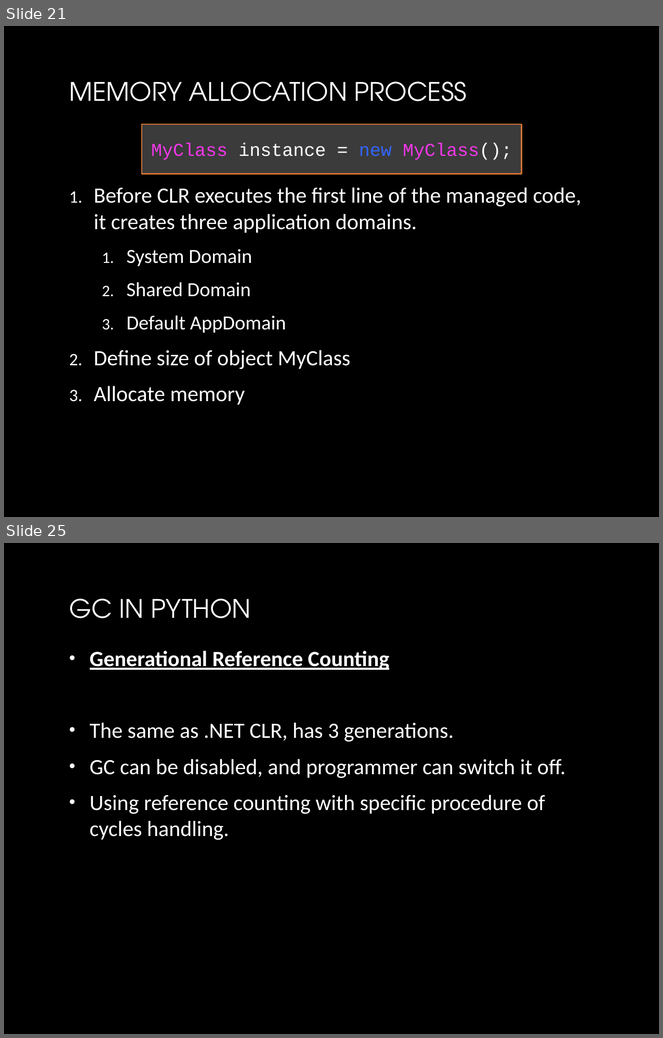
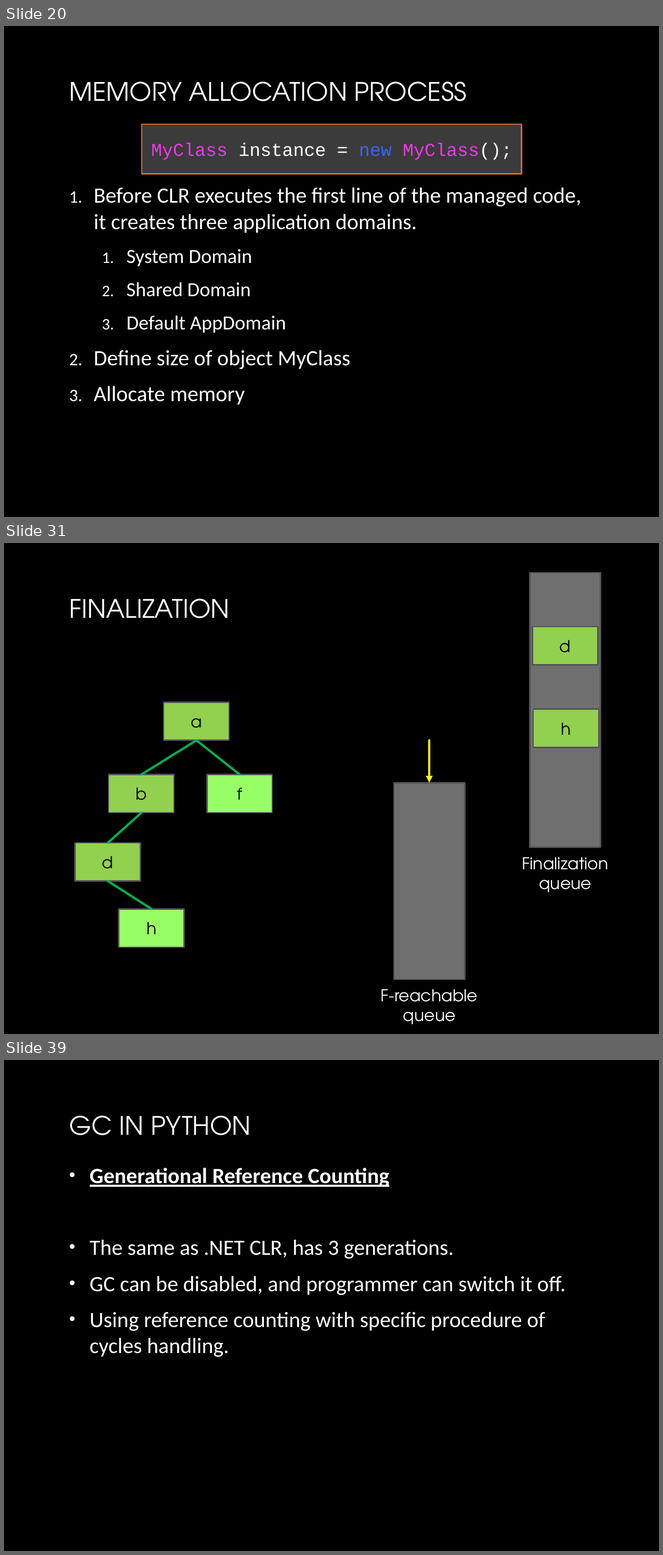
Before and after one commit to yuriyshapovalov/slides, a slide deck: ppt/Garbage collection in dotnet.pptx. Shown one above the other, each under a label of ours: slides 21 and 25 before the commit, slides 20, 31 and 39 after it; the slides between them are not shown. The pictures are 663x1038 and 663x1555 pixels, drawn with LibreOffice and Linux fonts; fonts in the diff are those of the drawing; background and template pictures are left out. Boxes give left, top, right and bottom in pixels: in the first picture for what was removed or moved away, otherwise in the second. Text is boxed around its words. In the diff, an @@ line names an element or a change of style, - is before the commit and + after.

```diff
--- a/ppt/Garbage collection in dotnet.pptx
+++ b/ppt/Garbage collection in dotnet.pptx
@@ slide 31 added at bbox=[4, 543, 659, 1034], background picture (left out) @@
@@ rectangle added at bbox=[530, 573, 601, 847], fill #6F6F6F, outline #525252 1.5 pt @@
@@ title added at bbox=[69, 599, 230, 618], 28 pt, text gradient #FFFFFF to #BFBFBF @@
+FINALIZATION
@@ rectangle added at bbox=[533, 627, 598, 665], fill #92D050, outline #525252 1.5 pt, 18 pt, text #000000 @@
+d
@@ rectangle added at bbox=[164, 702, 229, 740], fill #92D050, outline #525252 1.5 pt, 18 pt, text #000000 @@
+a
@@ rectangle added at bbox=[533, 709, 599, 747], fill #92D050, outline #525252 1.5 pt, 18 pt, text #000000 @@
+h
@@ line added from (196, 740) to (142, 775), #00B050 2.5 pt @@
@@ line added from (196, 740) to (240, 775), #00B050 2.5 pt @@
@@ arrow added from (429, 740) to (429, 783), #FFFF00 2.5 pt @@
@@ rectangle added at bbox=[109, 775, 175, 813], fill #92D050, outline #525252 1.5 pt, 18 pt, text #000000 @@
+b
@@ rectangle added at bbox=[207, 775, 273, 813], fill #99FF66, outline #525252 1.5 pt, 18 pt, text #000000 @@
+f
@@ rectangle added at bbox=[394, 783, 465, 980], fill #6F6F6F, outline #525252 1.5 pt @@
@@ line added from (142, 813) to (107, 843), #00B050 2.5 pt @@
@@ rectangle added at bbox=[75, 843, 140, 881], fill #92D050, outline #525252 1.5 pt, 18 pt, text #000000 @@
+d
@@ text added at bbox=[522, 857, 609, 892], 18 pt, text #FFFFFF @@
+Finalization queue
@@ line added from (107, 881) to (152, 909), #00B050 2.5 pt @@
@@ rectangle added at bbox=[118, 909, 184, 947], fill #99FF66, outline #525252 1.5 pt, 18 pt, text #000000 @@
+h
@@ text added at bbox=[381, 989, 478, 1025], 18 pt, text #FFFFFF @@
+F-reachable queue
@@ what was slide 21 is now slide 20 @@
@@ what was slide 25 is now slide 39 @@
```
Also in this commit, not shown: 2 slides changed, 18 other slides added, 3 slides removed, 1 other file.
